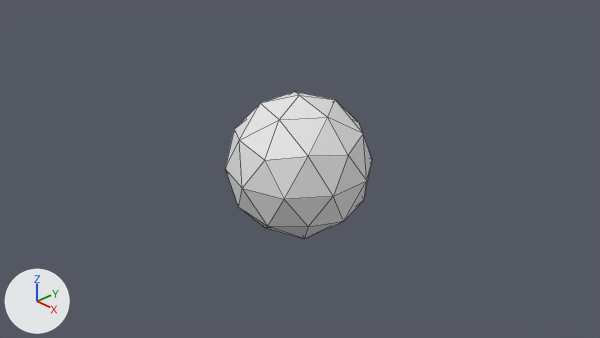
What one commit did to the Blender file Blender/planet.blend.
The view is the same before and after, from the file's camera 'Camera'. The lights are fixed; the arrows at lower left show +X, +Y and +Z. Mesh edges are drawn as thin lines.
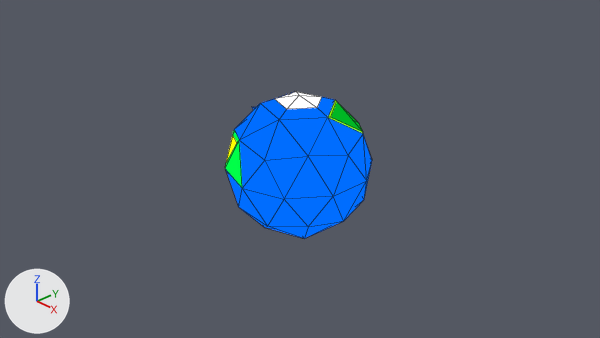
What changed in the scene script:
```text
Add img_atarist_reducedto256_palette_png:
    img_atarist_reducedto256_palette_png = load_image('AtariST-ReducedTo256-palette.png', 'AtariST-ReducedTo256-palette.png', 256, 256, 'sRGB')
Add mat_low_poly:
    mat_low_poly = emission_material('Low-Poly')
    mat_low_poly.texture = img_atarist_reducedto256_palette_png
Change me_icosphere:
    used by ob_icosphere; location = (0.0, 0.0, 0.0)
    remove me_icosphere.from_pydata(...)  # 42 vertices, 80 faces; spans x -0.95..0.95, y -1.0..1.0, z -1.0..1.0
    add me_icosphere.from_pydata(...)  # 79 vertices, 117 faces; spans x -0.98..0.95, y -1.0..1.0, z -1.0..1.0
    me_icosphere part 1
    11 faces are deleted
    27 vertices are added at x -0.98..0.27, y -0.78..0.86, z -0.93..0.58
    38 new faces join them
    me_icosphere part 2
    8 faces are deleted
    10 vertices are added at x -0.27..0.66, y -0.32..0.83, z 0.06..0.93
    18 new faces join them
    me_icosphere part 3: 61 faces spanning x -0.95..0.95, y -1.0..1.0, z -0.85..0.85 switch from no material to mat_low_poly (picture img_atarist_reducedto256_palette_png)
```

Boxes (x1, y1, x2, y2) around the edits, measured in the pictures (600 x 338 px):
part 1 of me_icosphere, built on: before (226, 130, 239, 166); after (225, 107, 256, 168)
part 2 of me_icosphere, built on: (260, 92, 363, 133) in both
part 3 of me_icosphere, recoloured (grey to blue): (225, 104, 372, 239) in both
